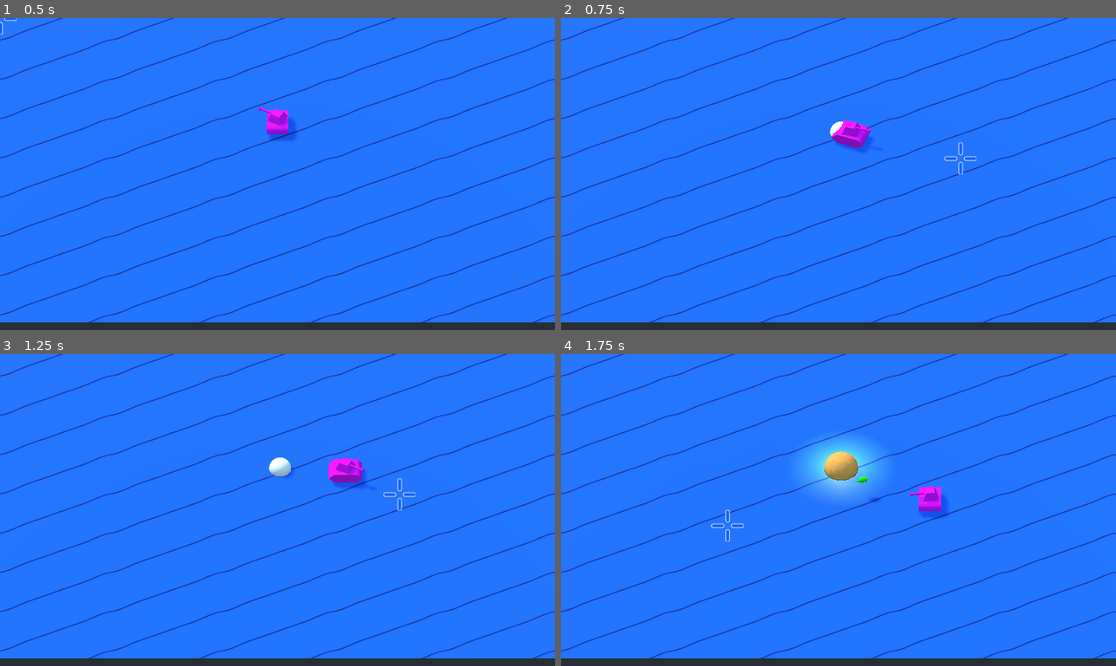
Above: before the commit, frames 1-4 (two rows, left to right).
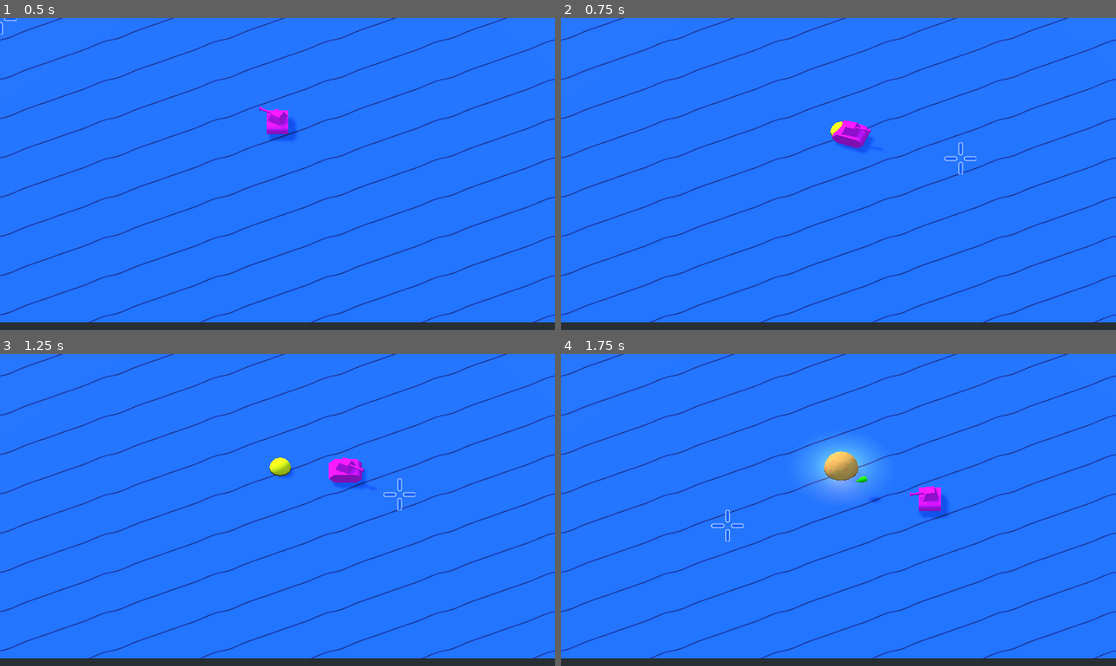
Above: after the commit, the same moments.

Repository: Hasnep/combatanks
Game: Godot game, scene res://World.tscn
Two runs of this game, one before a commit and one after it. Both use one fixed random seed, a clock stepped at 60 frames per second and the inputs below.
Inputs (mouse positions are in pixels of both pictures, inside the frame that each line leads up to):
- Up to frame 1 (0.5 s): no input
- Up to frame 2 (0.75 s): tap Enter at 0.5 s; move the mouse to (960, 158) at 0.52 s; hold Right (move_right) from 0.53 s (still down); right-click (960, 158) at 0.6 s
- Up to frame 3 (1.25 s): keep holding Right (move_right)
- Up to frame 4 (1.75 s): move the mouse to (727, 525) at 1.27 s; release Right (move_right) at 1.28 s; hold Down (move_down) from 1.28 s (still down); click (727, 525) at 1.35 s

Frame 1 is identical in both runs. In frame 2, less than 0.1% of the frame differs, in the area x 48-51%, y 33-38%; in frame 3, 0.2%; in frame 4, 0.6%, in the area x 44-59%, y 25-43%.

Commit message:
Export mine model and material as files

Diff:
--- a/Mine/Mine.tscn
+++ b/Mine/Mine.tscn
@@ -1,14 +1,13 @@
 [gd_scene load_steps=3 format=2]
 
 [ext_resource path="res://Mine/Mine.gd" type="Script" id=1]
-
-[sub_resource type="SphereMesh" id=1]
+[ext_resource path="res://Mine/MineModel.tres" type="SphereMesh" id=2]
 
 [node name="Mine" type="Spatial"]
 script = ExtResource( 1 )
 
 [node name="MineModel" type="MeshInstance" parent="."]
-mesh = SubResource( 1 )
+mesh = ExtResource( 2 )
 material/0 = null
 
 [node name="Timer" type="Timer" parent="."]
--- a/Mine/MineExplosion.tscn
+++ b/Mine/MineExplosion.tscn
@@ -42,6 +42,7 @@
 
 [node name="MineExplosionLight" type="OmniLight" parent="."]
 transform = Transform( 1, 0, 0, 0, 1, 0, 0, 0, 1, 0, 0.156709, 0 )
+light_color = Color( 0.980392, 0.772549, 0.215686, 1 )
 light_indirect_energy = 0.0
 light_specular = 1.0
 
--- /dev/null
+++ b/Mine/MineMaterial.tres
@@ -0,0 +1,4 @@
+[gd_resource type="SpatialMaterial" format=2]
+
+[resource]
+albedo_color = Color( 0.992157, 0.976471, 0.0196078, 1 )
--- /dev/null
+++ b/Mine/MineModel.tres
@@ -0,0 +1,10 @@
+[gd_resource type="SphereMesh" load_steps=2 format=2]
+
+[ext_resource path="res://Mine/MineMaterial.tres" type="Material" id=1]
+
+[resource]
+material = ExtResource( 1 )
+height = 1.0
+radial_segments = 12
+rings = 6
+is_hemisphere = true
Not shown: 2 places in Mine/MineExplosion.tscn that only renumber resources
